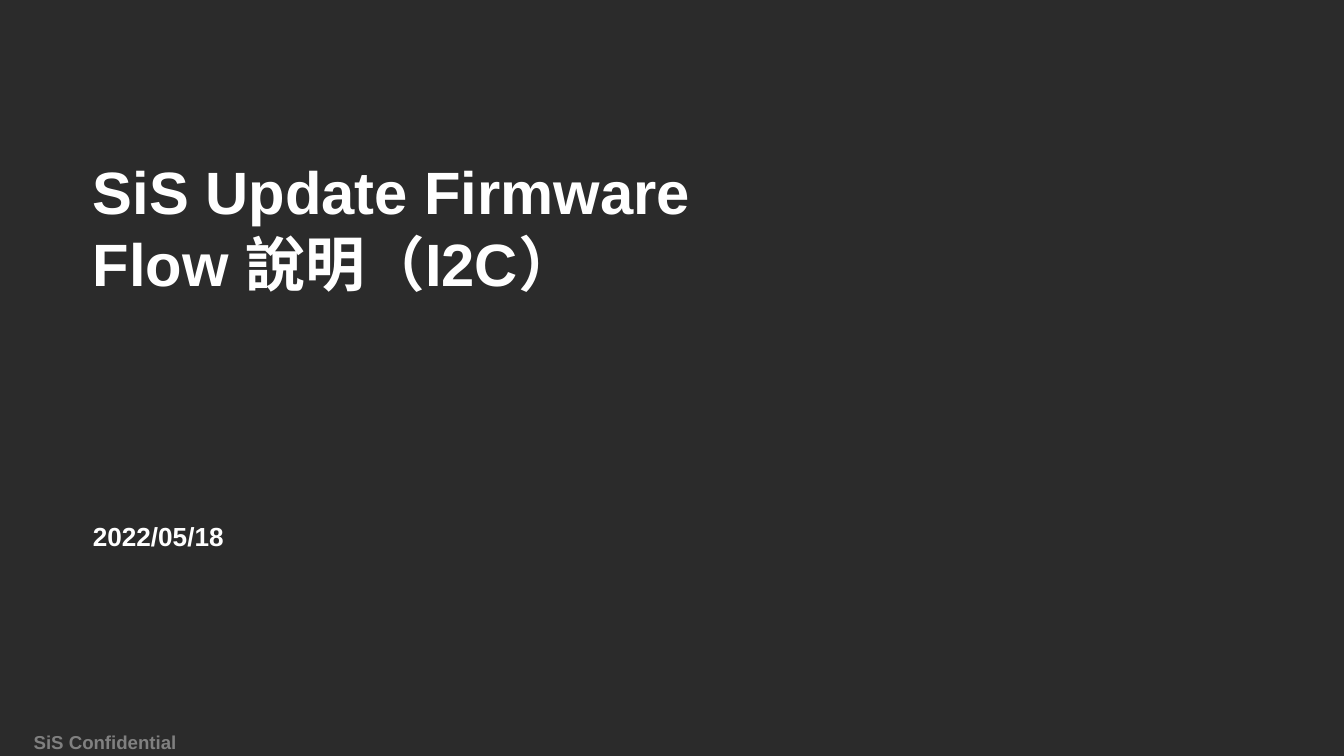
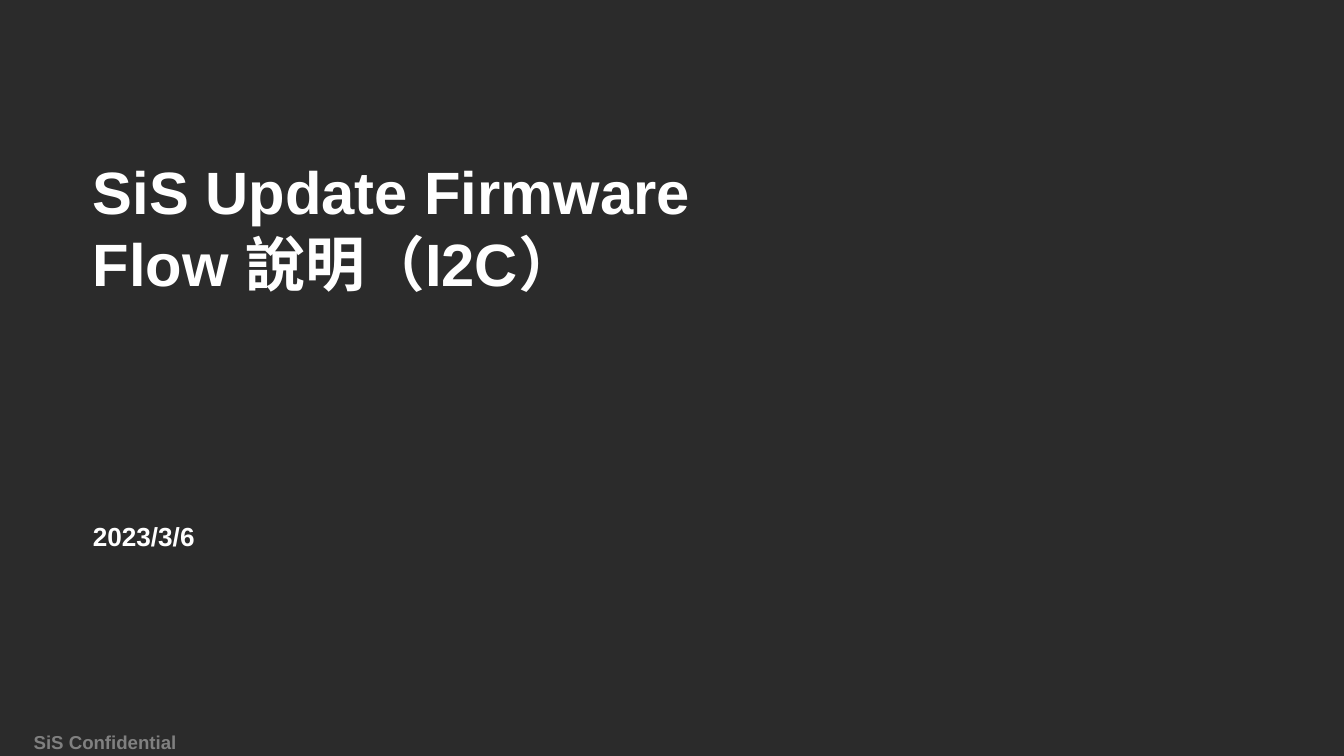
Before and after one commit to chaoban/SerialUpdateFirmwareTool, a slide deck: slide 1 of Document/SiS_I2C_Update Firmware flow_7501說明_20220518.pptx. Drawn at 1344x756 pixels with LibreOffice and Linux fonts; fonts in the diff are those of the drawing; background and template pictures are left out; a plain dark background stands for a picture behind light text. Boxes give left, top, right and bottom in pixels: in the first picture for what was removed or moved away, otherwise in the second. Text is boxed around its words. In the diff, an @@ line names an element or a change of style, - is before the commit and + after.

```diff
--- a/Document/SiS_I2C_Update Firmware flow_7501說明_20220518.pptx
+++ b/Document/SiS_I2C_Update Firmware flow_7501說明_20220518.pptx
@@ subtitle at (93,527,195,547): text changed @@
-2022/05/18
+2023/3/6
```
Also in this commit, not shown: 4 other slides changed, 17 other files.
